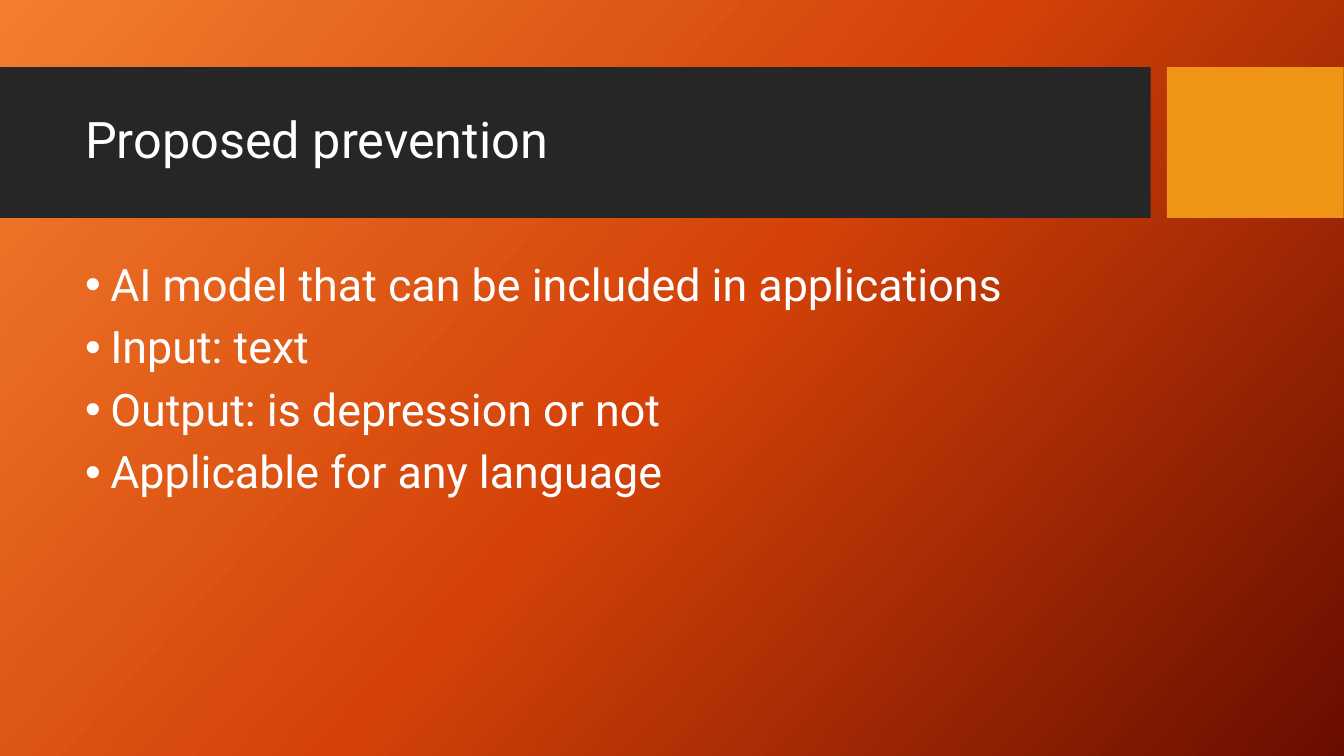
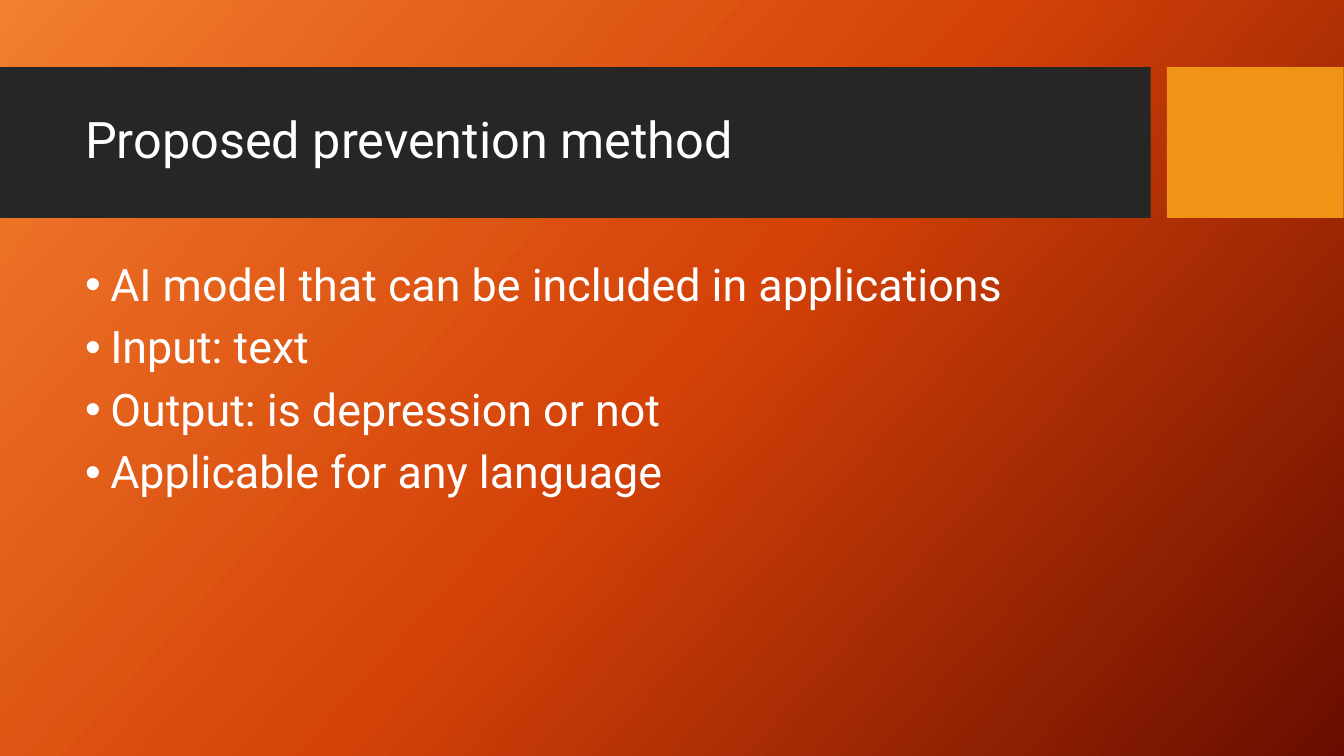
Before and after one commit to Dinica-Mircea/Depression-signs-detection, a slide deck: slide 3 of Documents/TRSI/presentation/Cross-Linguistic Analysis for Depression Detection.pptx. Drawn at 1344x756 pixels with LibreOffice and Linux fonts; fonts in the diff are those of the drawing; background and template pictures are left out. Boxes give left, top, right and bottom in pixels: in the first picture for what was removed or moved away, otherwise in the second. Text is boxed around its words. In the diff, an @@ line names an element or a change of style, - is before the commit and + after.

```diff
--- a/Documents/TRSI/presentation/Cross-Linguistic Analysis for Depression Detection.pptx
+++ b/Documents/TRSI/presentation/Cross-Linguistic Analysis for Depression Detection.pptx
@@ title at (x1=85, y1=120, x2=732, y2=169): text changed @@
-Proposed prevention
+Proposed prevention method
```
Also in this commit, not shown: 1 other slide changed, 7 slides added, 1 slide removed.
